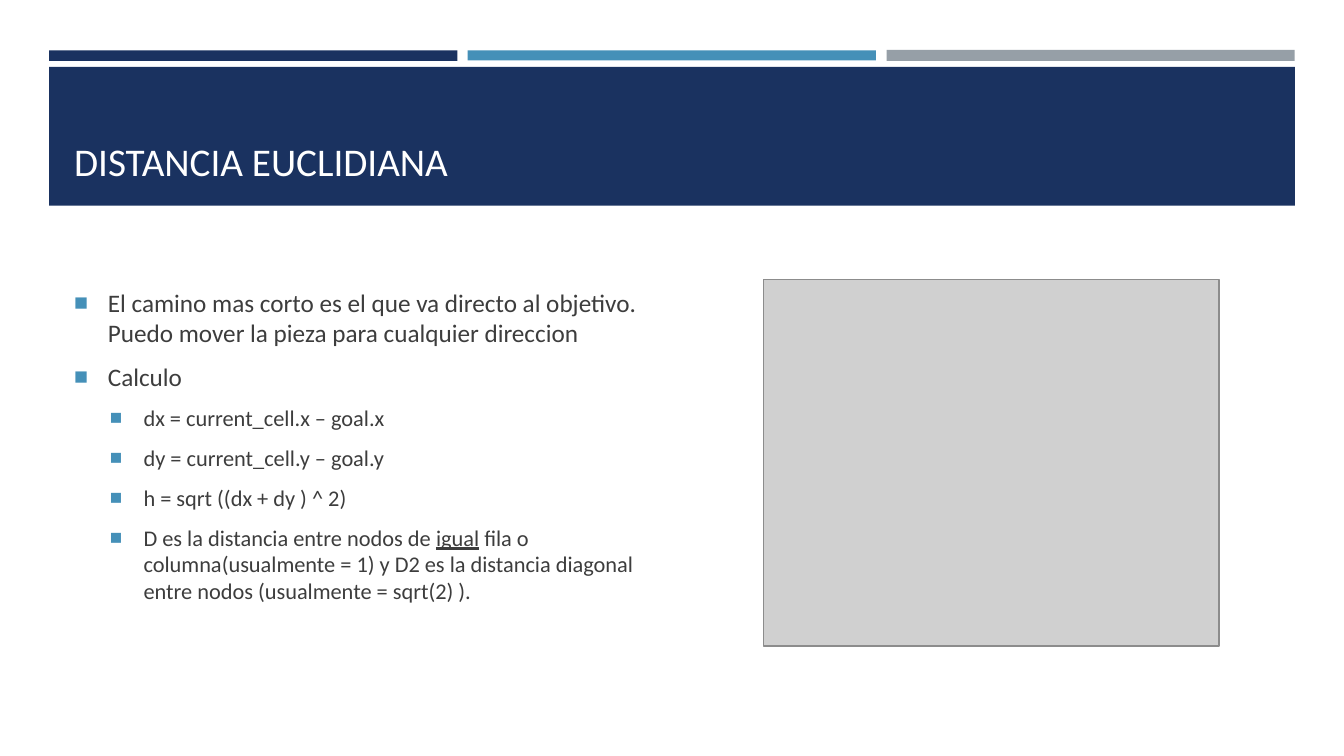
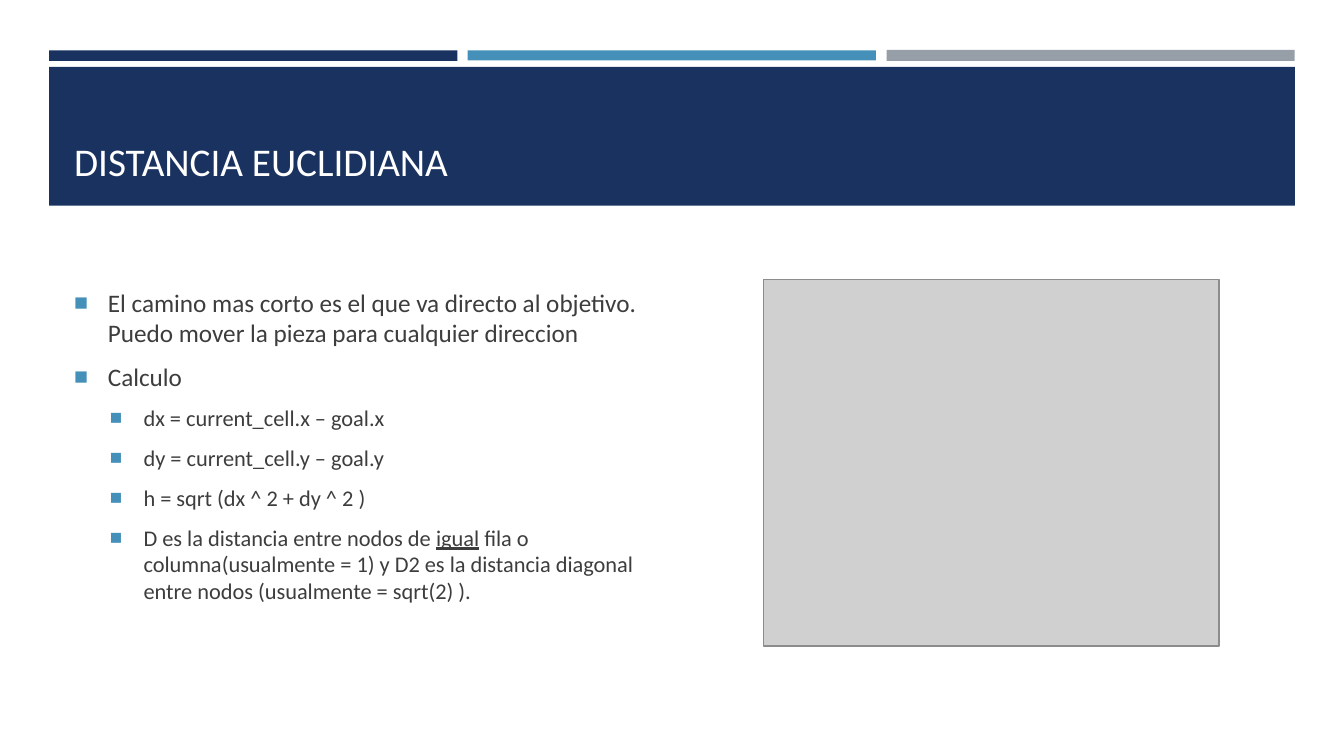
Before and after one commit to Martin-Roberto-lecuona/TP_Algoritmo_GRAFO, a slide deck: slide 9 of presentacion/algoritmo A.pptx. Drawn at 1344x756 pixels with LibreOffice and Linux fonts; fonts in the diff are those of the drawing; grey boxes stand for pictures. Boxes give left, top, right and bottom in pixels: in the first picture for what was removed or moved away, otherwise in the second. Text is boxed around its words. In the diff, an @@ line names an element or a change of style, - is before the commit and + after.

```diff
--- a/presentacion/algoritmo A.pptx
+++ b/presentacion/algoritmo A.pptx
@@ text at [144,490,353,510]: text changed @@
-  ■ h = sqrt ((dx + dy ) ^ 2)
+  ■ h = sqrt (dx ^ 2 + dy ^ 2 )
```
Also in this commit, not shown: 1 slide removed.
